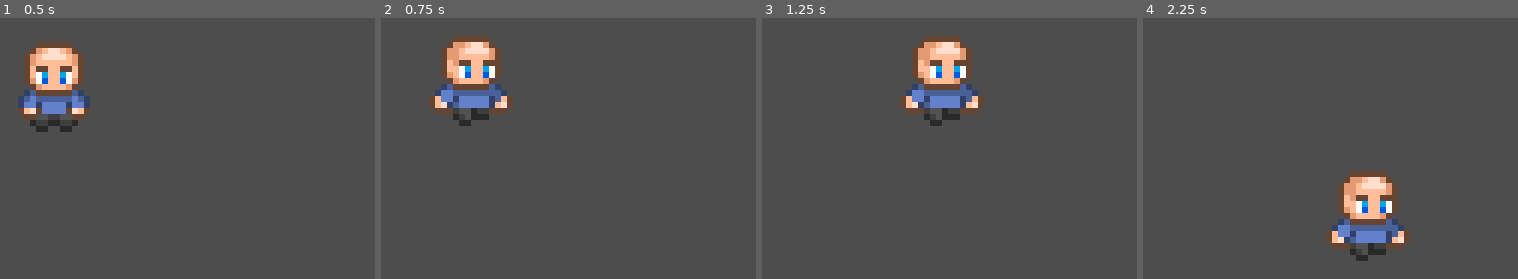
Above: before the commit, frames 1-4 (left to right).
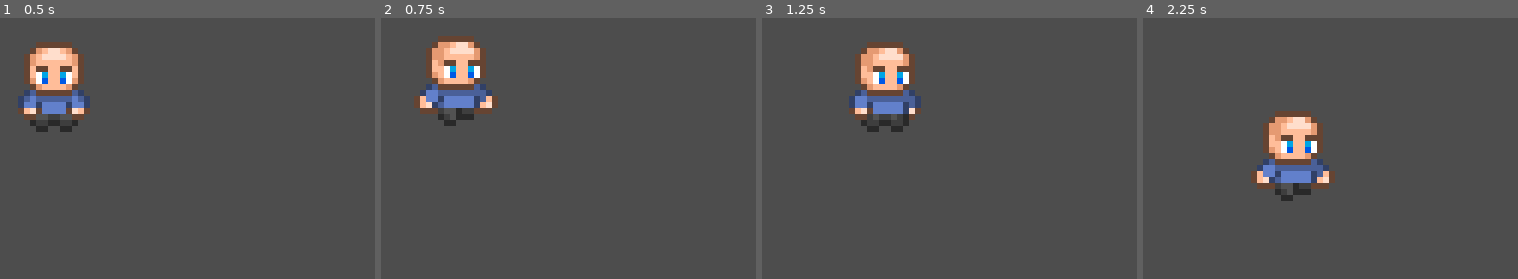
Above: after the commit, the same moments.

Repository: cagox/SeedsOfMana
Game: Godot game, scene res://Default.tscn
Two runs of this game, one before a commit and one after it. Both use one fixed random seed, a clock stepped at 60 frames per second and the inputs below.
Inputs:
- Up to frame 1 (0.5 s): no input
- Up to frame 2 (0.75 s): tap Enter at 0.5 s; hold Right (ui_right) from 0.53 s (still down)
- Up to frame 3 (1.25 s): keep holding Right (ui_right)
- Up to frame 4 (2.25 s): release Right (ui_right) at 1.28 s; hold Down (ui_down) 1.28-2.03 s; hold Right (ui_right) from 2.03 s (still down)

Frame 1 is identical in both runs. In frame 2, 5.3% of the frame differs, in the area x 8-36%, y 6-42%; in frame 3, 9.1%; in frame 4, 9.9%, in the area x 28-72%, y 35-94%.

Commit message:
Got animations going.
This helped me get movement working pretty quick:
https://www.youtube.com/watch?v=YRO3nYglOys

Diff:
--- a/Player.tscn
+++ b/Player.tscn
@@ -168,6 +168,7 @@
 scale = Vector2(2, 2)
 sprite_frames = SubResource("SpriteFrames_efikj")
 animation = &"idle"
+frame_progress = 0.00553568
 
 [node name="CollisionShape2D" type="CollisionShape2D" parent="."]
 position = Vector2(0, 8)
--- a/Scripts/Player.gd
+++ b/Scripts/Player.gd
@@ -1,7 +1,7 @@
 extends CharacterBody2D
 
 
-var movement_speed : float = 60.0
+var movement_speed : float = 2000.0
 var character_direction : Vector2
 
 enum States {
@@ -29,16 +29,16 @@
 			character_direction = character_direction.normalized()
 
 			if character_direction.x < 0 && character_direction.y == 0:
-				$Sprite.animation = "walkLeft"
+				$Sprite.play("walkLeft")
 			if character_direction.x > 0 && character_direction.y == 0:
-				$Sprite.animation = "walkRight"
+				$Sprite.play("walkRight")
 			if character_direction.y < 0:
-				$Sprite.animation = "walkUp"
+				$Sprite.play("walkUp")
 			if character_direction.y > 0:
-				$Sprite.animation = "walkDown"
+				$Sprite.play("walkDown")
 
-			velocity = character_direction * movement_speed
+			velocity = character_direction * movement_speed * delta
 
 		States.IDLE:
-			velocity = velocity.move_toward(Vector2.ZERO, movement_speed)
-			$Sprite.animation = "idle"
+			velocity = velocity.move_toward(Vector2.ZERO, movement_speed * delta)
+			$Sprite.play("idle")
